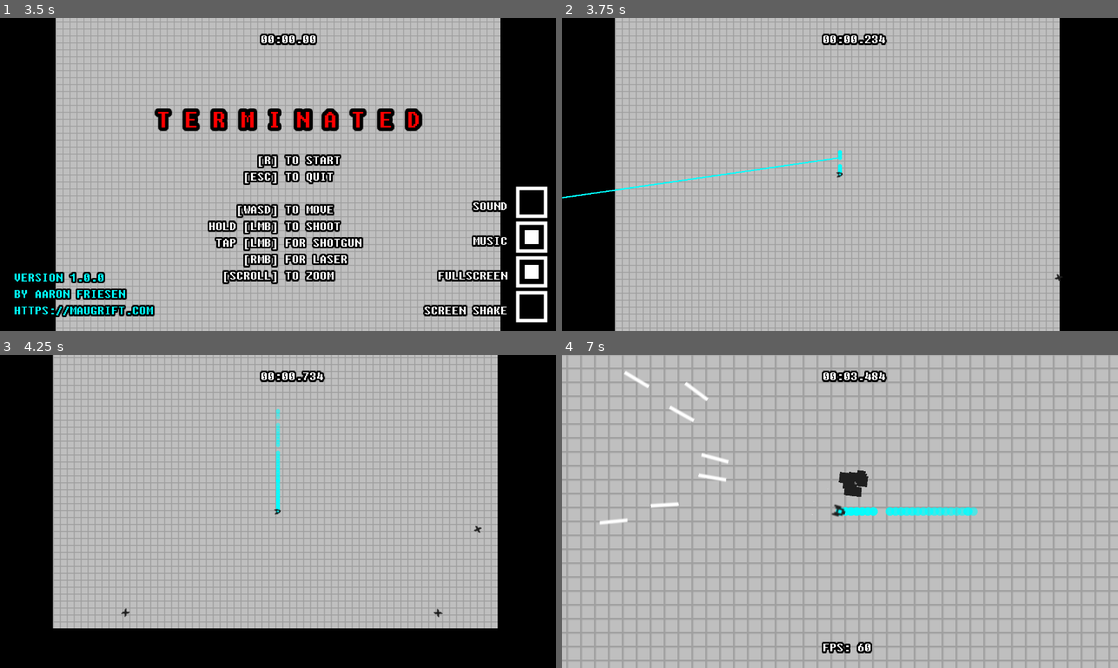
Above: before the commit, frames 1-4 (two rows, left to right).
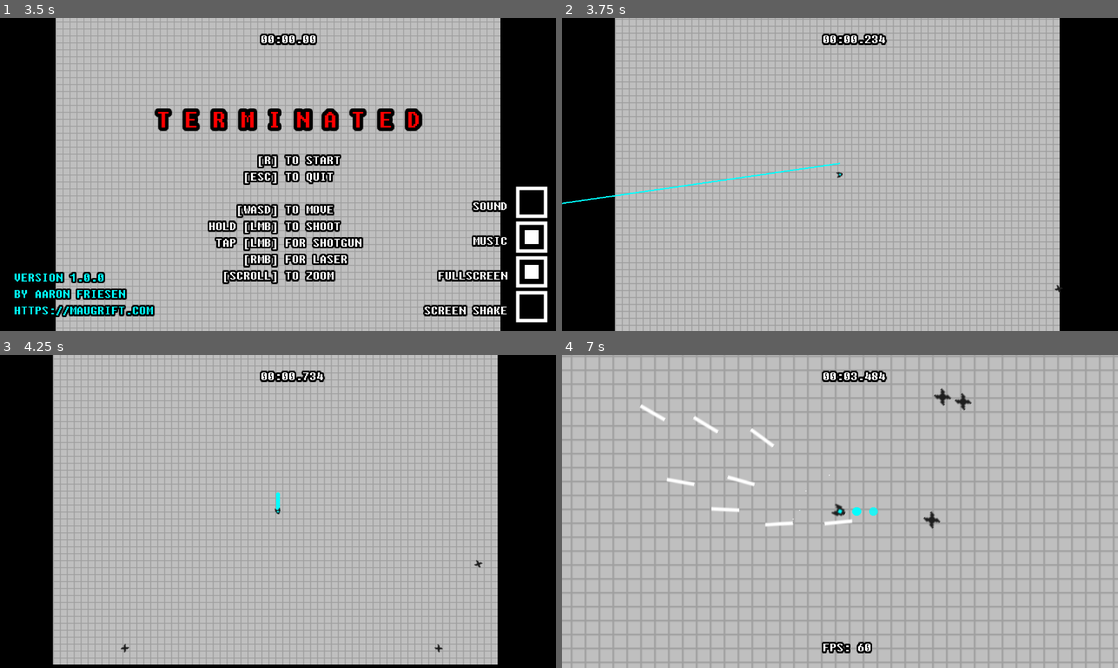
Above: after the commit, the same moments.

Repository: friedev/terminated
Game: Godot game, scene res://scenes/Main.tscn
Same seed, same stepped clock (60 frames per second), same inputs: the game is played once before the commit and once after it.
Inputs (mouse positions are in pixels of both pictures, inside the frame that each line leads up to):
- Up to frame 1 (3.5 s): click (533, 305) at 0.5 s; click (533, 202) at 1.25 s; click (533, 237) at 2 s; tap Enter at 2.75 s; move the mouse to (400, 158) at 2.77 s; press the mouse at (400, 158) at 2.78 s; hold Right (right) from 2.78 s (still down); right-click (400, 158) at 3.05 s
- Up to frame 2 (3.75 s): tap R (restart) at 3.5 s; move the mouse to (728, 190) at 3.52 s; release Right (right) at 3.53 s; release the mouse at (728, 190) at 3.53 s; hold Down (down) from 3.53 s (still down); right-click (728, 190) at 3.6 s
- Up to frame 3 (4.25 s): keep holding Down (down); click (166, 527) at 3.8 s
- Up to frame 4 (7 s): move the mouse to (895, 442) at 4.27 s; release Down (down) at 4.28 s; hold Right (right) 4.28-5.03 s; hold F (fps) 4.28-5.03 s; right-click (895, 442) at 4.55 s; move the mouse to (812, 574) at 5.02 s; hold Up (up) 5.03-5.78 s; click (812, 574) at 5.1 s; move the mouse to (1006, 558) at 5.77 s; hold Right mouse button (shoot2) 5.78-6.53 s; hold Left (left) from 5.78 s (still down); move the mouse to (673, 464) at 6.52 s; tap Mouse wheel up (zoom_in) at 6.6 s; click (673, 464) at 6.8 s

Frame 1 is identical in both runs. In frame 2, 13% of the frame differs, in the area x 0-90%, y 0-100%; in frame 3, 20%; in frame 4, 25%, in the area x 0-100%, y 0-100%.

Commit message:
Smooth player rotation, face forward when flying

Diff:
--- a/scenes/Player.tscn
+++ b/scenes/Player.tscn
@@ -42,12 +42,12 @@
 flag_disable_z = true
 spread = 60.0
 gravity = Vector3( 0, 0, 0 )
-initial_velocity = 200.0
+initial_velocity = 300.0
 initial_velocity_random = 0.5
 orbit_velocity = 0.0
 orbit_velocity_random = 0.0
-linear_accel = -400.0
-scale = 2.0
+linear_accel = -600.0
+scale = 4.0
 scale_random = 0.5
 scale_curve = SubResource( 10 )
 
@@ -55,8 +55,6 @@
 collision_layer = 3
 collision_mask = 3
 script = ExtResource( 1 )
-walk_speed = 96
-fly_speed = 192
 
 [node name="CollisionShape2D" type="CollisionShape2D" parent="."]
 shape = SubResource( 1 )
@@ -114,3 +112,4 @@
 
 [node name="RayCast2D" type="RayCast2D" parent="."]
 enabled = true
+cast_to = Vector2( 0, 0 )
--- a/scripts/Player.gd
+++ b/scripts/Player.gd
@@ -67,8 +67,9 @@
 
 const max_cooldown = 500
 
-export var walk_speed: int
-export var fly_speed: int
+export var walk_speed := 96
+export var fly_speed := 192
+export var inertia := 2
 
 onready var bullet := preload("res://scenes/Bullet.tscn")
 onready var main: Node2D = get_tree().get_root().find_node("Main", true, false)
@@ -130,31 +131,51 @@
 		shoot_weapon(LASER)
 
 
+func get_mouse_position():
+	return get_global_mouse_position() - $ShakeCamera2D.position
+
+
+func get_angle_to_mouse():
+	return global_position.angle_to_point(get_mouse_position())
+
+
 func _physics_process(delta: float):
-	look_at(get_global_mouse_position() - $ShakeCamera2D.position)
-
-	velocity = Vector2()
+	var input_velocity := Vector2()
 	if Input.is_action_pressed("right"):
-		velocity.x += 1
+		input_velocity.x += 1
 	if Input.is_action_pressed("left"):
-		velocity.x -= 1
+		input_velocity.x -= 1
 	if Input.is_action_pressed("down"):
-		velocity.y += 1
+		input_velocity.y += 1
 	if Input.is_action_pressed("up"):
-		velocity.y -= 1
-
-	if velocity.length() != 0:
+		input_velocity.y -= 1
+
+	var new_rotation: float
+	if input_velocity.length() != 0:
 		var magnitude: float
-		if (Input.is_action_pressed("shoot1") or Input.is_action_pressed("shoot2")):
+		var new_velocity := Vector2()
+		if (Input.is_action_pressed("shoot1") or Input.is_action_pressed("shoot2") or cooling_down()):
+			new_velocity = input_velocity.normalized()
 			magnitude = walk_speed
 			$FlyParticles.emitting = false
+			new_rotation = get_angle_to_mouse()
 		else:
+			if velocity.length() == 0 or is_equal_approx(abs(velocity.angle_to(input_velocity)), PI):
+				new_velocity = input_velocity.normalized()
+			else:
+				new_velocity = (velocity.normalized() * inertia + input_velocity.normalized()).normalized()
+			new_rotation = new_velocity.angle()
 			magnitude = fly_speed
 			$FlyParticles.emitting = true
-		velocity = velocity.normalized() * magnitude
+		velocity = new_velocity * magnitude
 		velocity = move_and_slide(velocity)
 	else:
+		velocity = Vector2()
 		$FlyParticles.emitting = false
+		new_rotation = get_angle_to_mouse()
+	new_rotation += PI
+	# TODO export variable for rotation weight
+	rotation = lerp_angle(rotation, new_rotation, 15 * delta)
 
 	var shoot_currently_pressed := Input.is_action_pressed("shoot1")
 	if shoot_currently_pressed or shoot_pressed:
@@ -214,11 +235,8 @@
 		stun: float,
 		color: Color):
 	var instance = bullet.instance()
-	# TODO fix magic number offset used so that bullet doesn't appear on the
-	# back side of player
-	instance.position = self.position + Vector2(cos(self.rotation), sin(self.rotation)) * 16
+	instance.position = position
 	instance.initial_position = instance.position
-	instance.rotation = self.rotation + (randf() * spread) - (spread * 0.5)
 	instance.initial_velocity = velocity
 	instance.damage = damage
 	instance.speed = speed
@@ -228,9 +246,15 @@
 	instance.modulate = color
 	instance.add_to_group("Bullets")
 	main.add_child(instance)
+	# look_at() must be called after the instance has entered the tree
+	instance.look_at(get_mouse_position())
+	instance.rotation += (randf() * spread) - (spread * 0.5)
+	# TODO export variable for distance to stop bullet appearing behind player
+	instance.position += Vector2(16, 0).rotated(instance.rotation)
 
 
 func shoot_laser(damage: int, max_range: float, knockback: float, stun: float):
+	$RayCast2D.look_at(get_mouse_position())
 	$RayCast2D.cast_to = Vector2(max_range, 0)
 	$RayCast2D.force_raycast_update()
 	var collision_point: Vector2
@@ -246,7 +270,10 @@
 
 	$RayCast2D.clear_exceptions()
 	laser_start = position
-	laser_end = collision_point if $RayCast2D.is_colliding() else $RayCast2D.cast_to.rotated(rotation) + position
+	if $RayCast2D.is_colliding():
+		laser_end = collision_point
+	else:
+		laser_end = $RayCast2D.cast_to.rotated($RayCast2D.global_rotation) + position
 
 
 func die():
